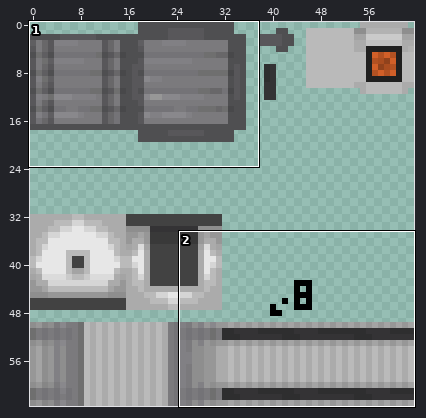
Two states of a pixel-art sprite, src/main/resources/assets/YAIM/textures/models/generator.png. The first picture is a wide view before the edit; the outline marks the close-up.
Close-up. First the earlier version:
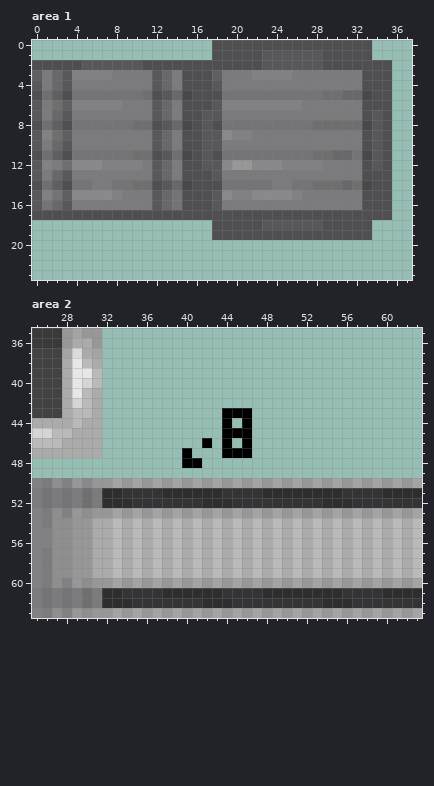
The file is 64x64 pixels. Colours within 5 levels of each other are drawn and written as one. Shown: area 1: x 0..37, y 0..23; area 2: x 25..63, y 35..63.
Once edited:
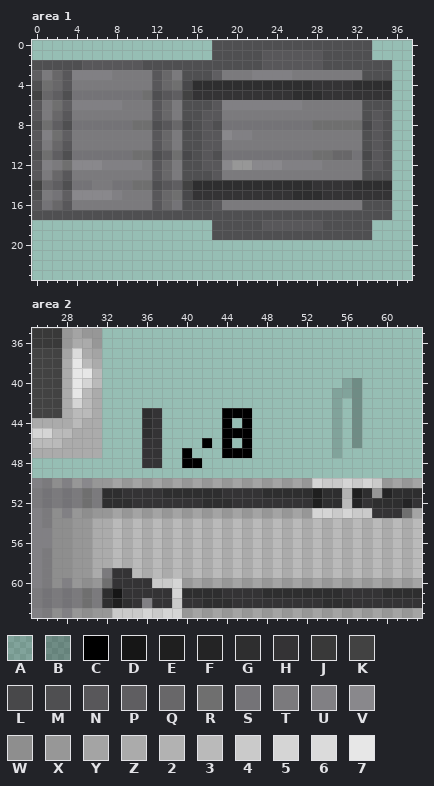
Palette (. is transparent): A #00000024  B #00000043  C #000000  D #161616  E #1f1f1f  F #242425  G #2e2e2f  H #343335  J #393939  K #424242  L #48484a  M #4f4f51  N #58575a  P #5f5e61  Q #686769  R #6f6f6f  S #747377  T #7b7a7d  U #818084  V #89888c  W #8e8e8e  X #979797  Y #a4a4a4  Z #ababab  2 #b2b2b2  3 #bababa  4 #cacaca  5 #d5d5d5  6 #dbdbdb  7 #e7e7e7
Diff:
{"where": "area 1"}
{"y":4,"x":0,"old":"NT","new":"MR"}
{"y":4,"x":14,"old":"TMMMNTTTTTTTTTTTTTTMMM","new":"RLGGGGGGGGGGGGHHHHGGGG"}
{"y":5,"x":0,"old":"MR","new":"KQ"}
{"y":5,"x":14,"old":"QLMMMSSSSSSSSSSRRQQLMM","new":"PKHHHHHHHHHHGGGHHHHHHH"}
{"y":14,"x":0,"old":"MR","new":"KQ"}
{"y":14,"x":14,"old":"QLMMMSSSSSTTSSRRRQRLMM","new":"PKGGGGGGGGGGGGHHHHGGGG"}
{"y":15,"x":0,"old":"NU","new":"MT"}
{"y":15,"x":14,"old":"SMMMNVUUVVVVUTTTTTTMMM","new":"RLHHHHHHHHHHGGGHHHHHHH"}
{"where": "area 2"}
{"y":40,"x":56,"old":"..","new":"AB"}
{"y":41,"x":55,"old":"...","new":"AAB"}
{"y":42,"x":55,"old":".","new":"A"}
{"y":42,"x":57,"old":".","new":"B"}
{"y":43,"x":36,"old":"..","new":"GH"}
{"y":43,"x":55,"old":".","new":"A"}
{"y":43,"x":57,"old":".","new":"B"}
{"y":44,"x":36,"old":"..","new":"GH"}
{"y":44,"x":55,"old":".","new":"A"}
{"y":44,"x":57,"old":".","new":"B"}
{"y":45,"x":36,"old":"..","new":"GH"}
{"y":45,"x":55,"old":".","new":"A"}
{"y":45,"x":57,"old":".","new":"B"}
{"y":46,"x":36,"old":"..","new":"HH"}
{"y":46,"x":55,"old":".","new":"A"}
{"y":46,"x":57,"old":".","new":"B"}
{"y":47,"x":36,"old":"..","new":"HH"}
{"y":47,"x":55,"old":".","new":"A"}
{"y":48,"x":36,"old":"..","new":"HH"}
{"y":50,"x":53,"old":"YXYXYXY","new":"5445454"}
{"y":51,"x":53,"old":"G","new":"E"}
{"y":51,"x":56,"old":"HHHHG","new":"2EGXF"}
{"y":52,"x":53,"old":"H","new":"E"}
{"y":52,"x":56,"old":"GH","new":"3F"}
{"y":52,"x":59,"old":"HHHH","new":"GGGF"}
{"y":53,"x":53,"old":"YXYXYXYXYX","new":"554544HHHR"}
{"y":59,"x":32,"old":"Z3Z","new":"THH"}
{"y":60,"x":32,"old":"XYXYXYXY","new":"RHHHH445"}
{"y":61,"x":33,"old":"G","new":"D"}
{"y":61,"x":38,"old":"GG","new":"H5"}
{"y":62,"x":33,"old":"G","new":"E"}
{"y":62,"x":36,"old":"H","new":"U"}
{"y":62,"x":39,"old":"H","new":"4"}
{"y":63,"x":33,"old":"YXYXYXY","new":"4445455"}
{"label":"changed","picture_box":[32,80,52,100]}
{"label":"changed","picture_box":[172,80,392,100]}
{"label":"changed","picture_box":[32,180,52,200]}
{"label":"changed","picture_box":[172,180,392,200]}
{"label":"changed","picture_box":[312,378,412,518]}
{"label":"added","picture_box":[142,408,162,468]}
{"label":"changed","picture_box":[102,568,182,618]}
